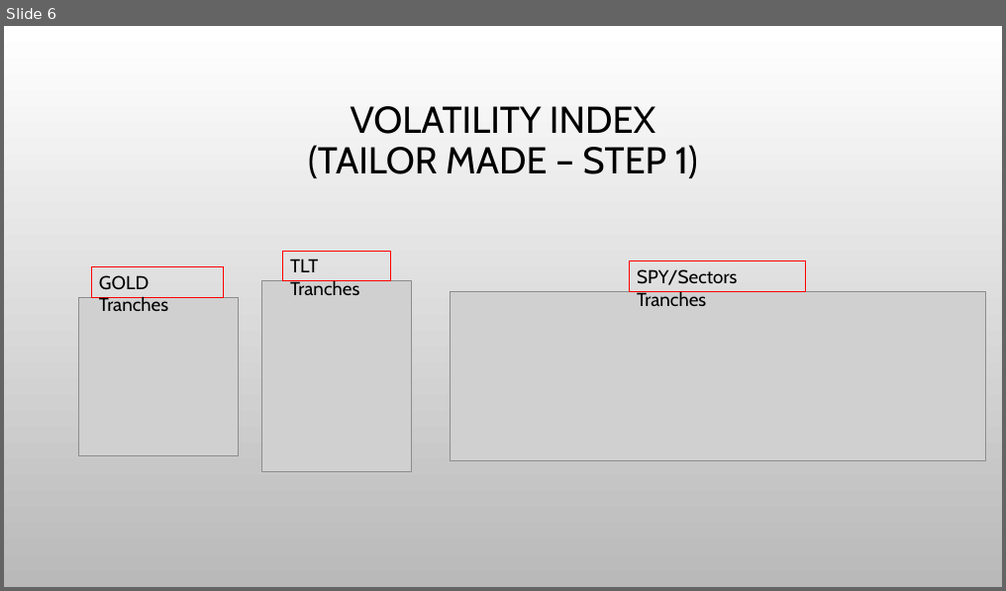
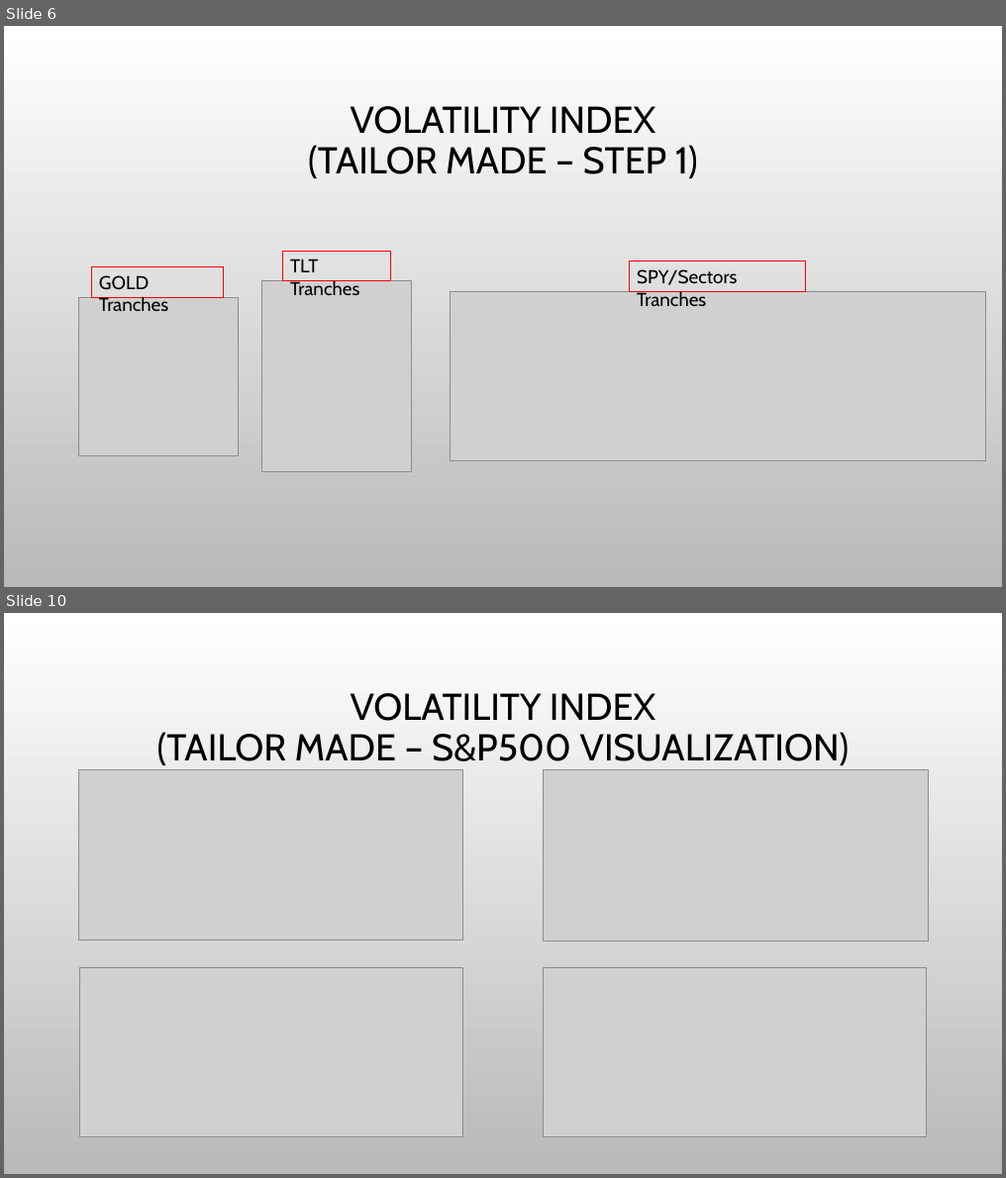
Before and after one commit to sunwukong76/GroupProject1, a slide deck: Code/Andres_Mejia/Visualizations_AM.pptx. Shown one above the other, each under a label of ours: slide 6 before the commit, slides 6 and 10 after it; the slides between them are not shown. The pictures are 1006x591 and 1006x1178 pixels, drawn with LibreOffice and Linux fonts; fonts in the diff are those of the drawing; grey boxes stand for pictures; background and template pictures are left out. Boxes give left, top, right and bottom in pixels: in the first picture for what was removed or moved away, otherwise in the second. Text is boxed around its words. In the diff, an @@ line names an element or a change of style, - is before the commit and + after.

Commit message:
Volatility Index Completed - AM

```diff
--- a/Code/Andres_Mejia/Visualizations_AM.pptx
+++ b/Code/Andres_Mejia/Visualizations_AM.pptx
@@ slide 10 added at (4, 613, 1002, 1174), background picture (left out) @@
@@ title added at (157, 693, 849, 765), 36 pt, text #000000 @@
+VOLATILITY INDEX
+(TAILOR MADE – S&P500 VISUALIZATION)
@@ picture added at (79, 770, 463, 940) @@
@@ picture added at (543, 770, 928, 941) @@
@@ picture added at (79, 967, 462, 1138) @@
@@ picture added at (543, 967, 927, 1138) @@
```
Also in this commit, not shown: 1 slide changed, 2 other slides added, 4 other files.
